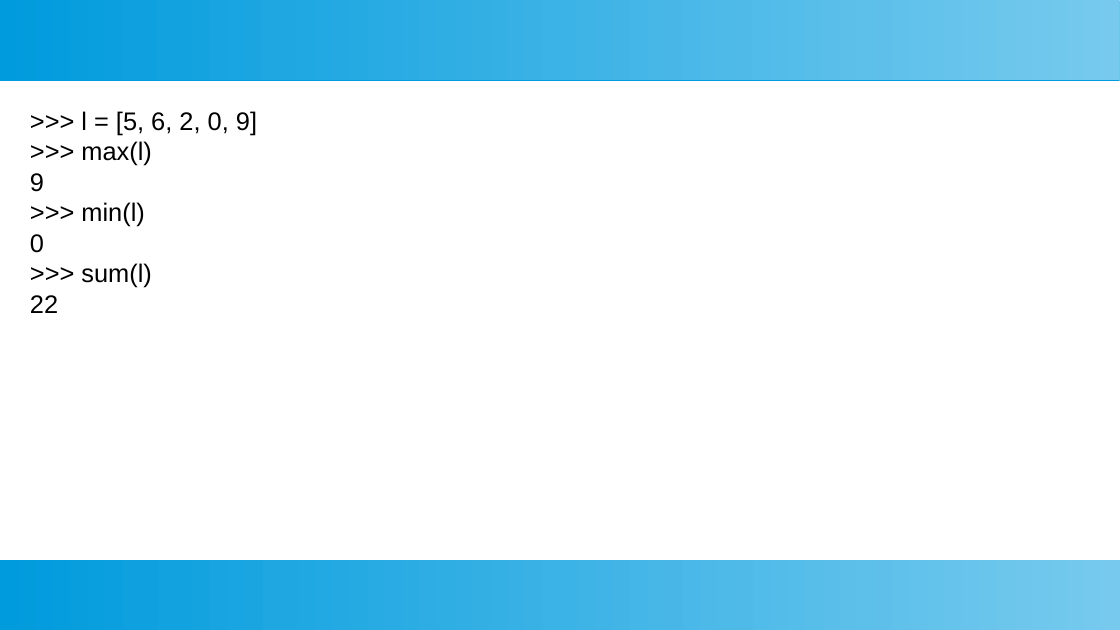
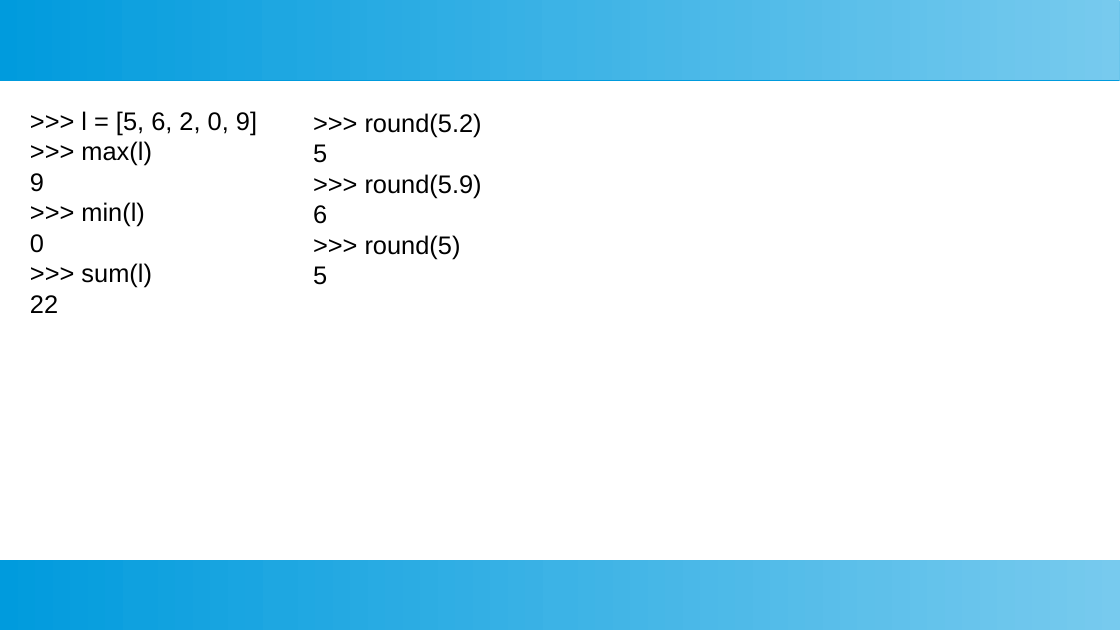
Before and after one commit to ashishjain1547/public_lessons_in_python, a slide deck: slide 5 of Ch 1 - Python's built-in functions/Python's builtin functions.odp. Drawn at 1120x630 pixels with LibreOffice and Linux fonts; fonts in the diff are those of the drawing. Boxes give left, top, right and bottom in pixels: in the first picture for what was removed or moved away, otherwise in the second. Text is boxed around its words. In the diff, an @@ line names an element or a change of style, - is before the commit and + after.

```diff
--- a/Ch 1 - Python's built-in functions/Python's builtin functions.odp
+++ b/Ch 1 - Python's built-in functions/Python's builtin functions.odp
@@ text added at [313, 113, 482, 285], 18 pt, text #000000 @@
+>>> round(5.2)
+5
+>>> round(5.9)
+6
+>>> round(5)
+5
```
Also in this commit, not shown: 4 other slides changed, 2 slides added, 45 other files.
